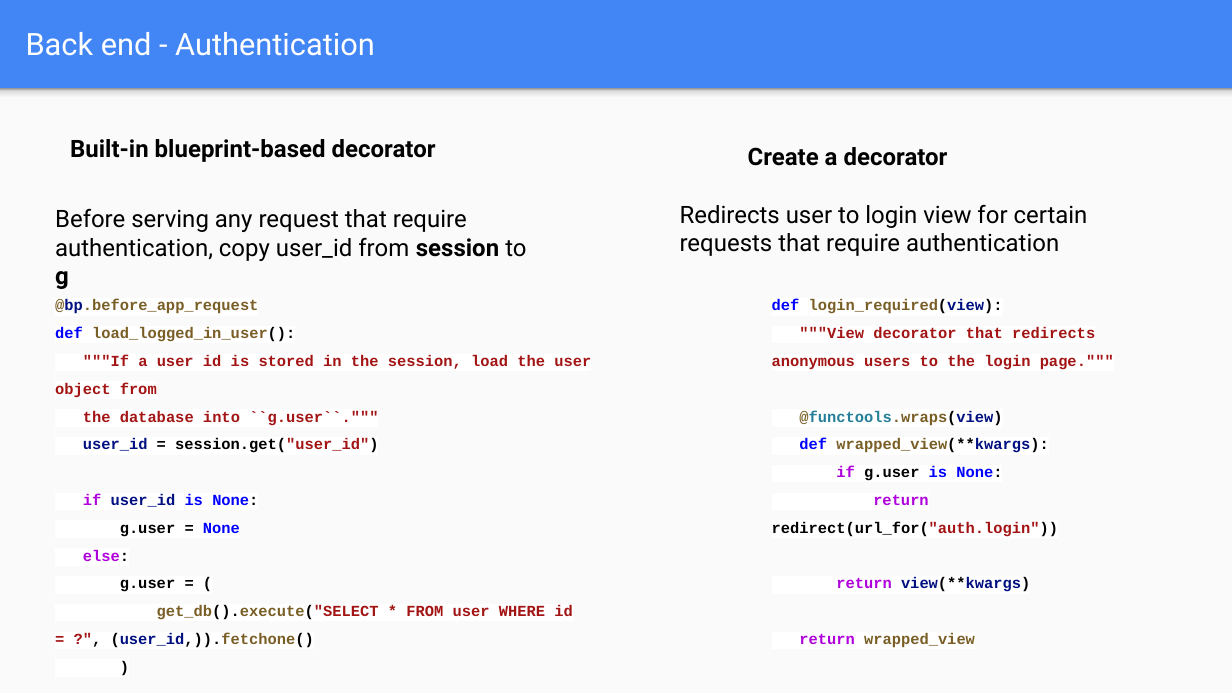
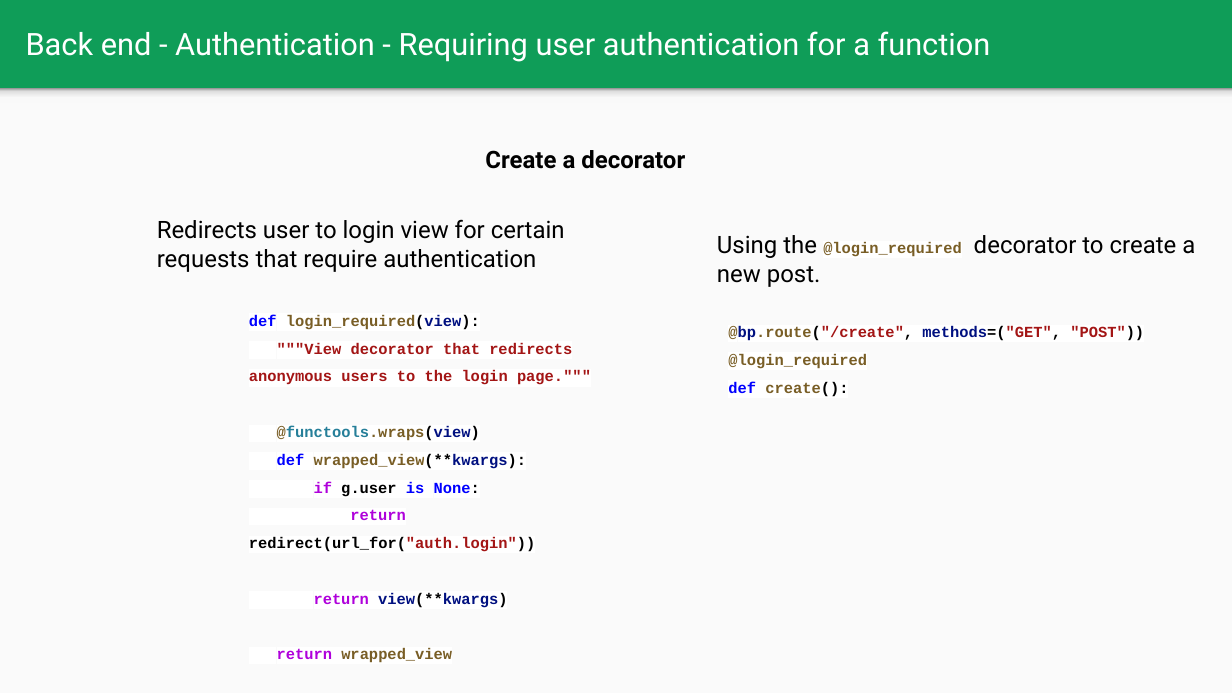
Before and after one commit to gadm21/Flask-Blog-application, a slide deck: slide 12 of Lab Flask blog web application.pptx (slide 8 before the commit). Drawn at 1232x693 pixels with LibreOffice and Linux fonts; fonts in the diff are those of the drawing. Boxes give left, top, right and bottom in pixels: in the first picture for what was removed or moved away, otherwise in the second. Text is boxed around its words. In the diff, an @@ line names an element or a change of style, - is before the commit and + after.

```diff
--- a/Lab Flask blog web application.pptx
+++ b/Lab Flask blog web application.pptx
@@ background #4285F4 to #0F9D58 @@
@@ title at [26,31,991,62]: text changed @@
-Back end - Authentication
+Back end - Authentication - Requiring user authentication for a function
@@ text removed at [70,139,436,162] @@
-Built-in blueprint-based decorator
@@ text "Create a decorator": place and size @@
-text "Create a decorator" at [748,147,948,166]
+text "Create a decorator" at [485,150,685,169]
@@ text removed at [55,208,526,289] @@
-Before serving any request that require authentication, copy user_id from session to g
@@ text "Redirects user to login view ...": place and size @@
-text "Redirects user to login view ..." at [680,204,1088,256]
+text "Redirects user to login view ..." at [157,219,565,272]
@@ text added at [717,235,1195,287], 14 pt, text #000000 @@
+Using the @login_required decorator to create a new post.
@@ text removed at [55,299,591,648] @@
-@bp.before_app_request
-def load_logged_in_user():
-"""If a user id is stored in the session, load the user object from
-the database into ``g.user``."""
-user_id = session.get("user_id")
-if user_id is None:
-g.user = None
-else:
-g.user = (
-get_db().execute("SELECT * FROM user WHERE id = ?", (user_id,)).fetchone()
-)
@@ text "def login_required(view):": place and size @@
-text "def login_required(view):" at [772,299,1114,648]
+text "def login_required(view):" at [249,314,591,663]
@@ text added at [728,326,1144,397], 9 pt, text #795E26, bold @@
+@bp.route("/create", methods=("GET", "POST"))
+@login_required
+def create():
```
Also in this commit, not shown: 6 other slides changed, 4 slides added, 1 slide removed.
